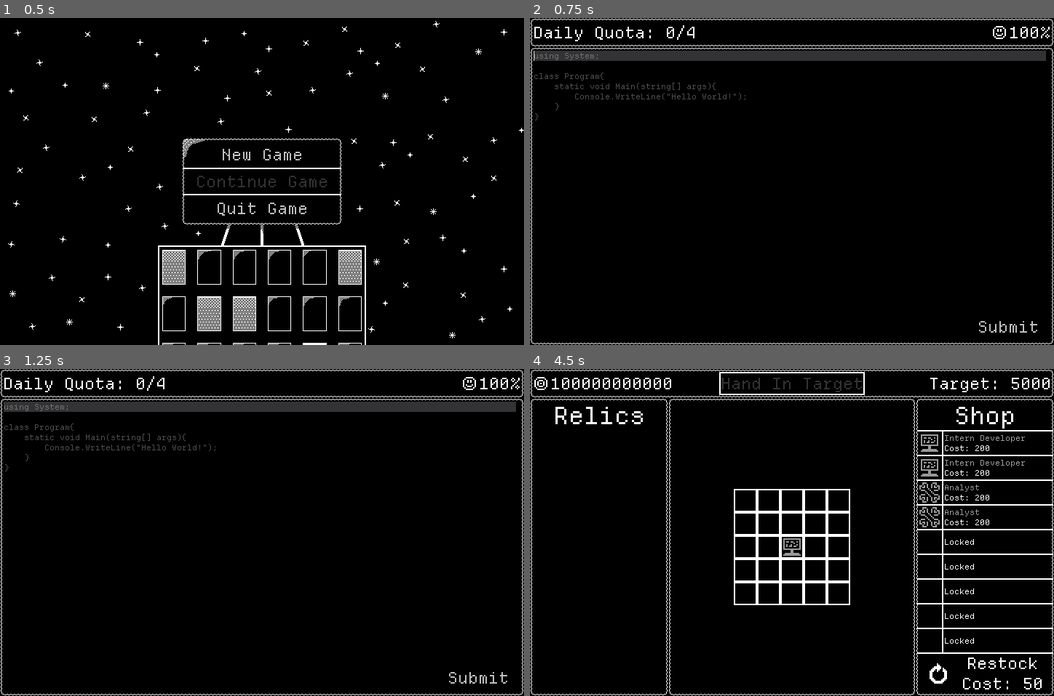
Above: before the commit, frames 1-4 (two rows, left to right).
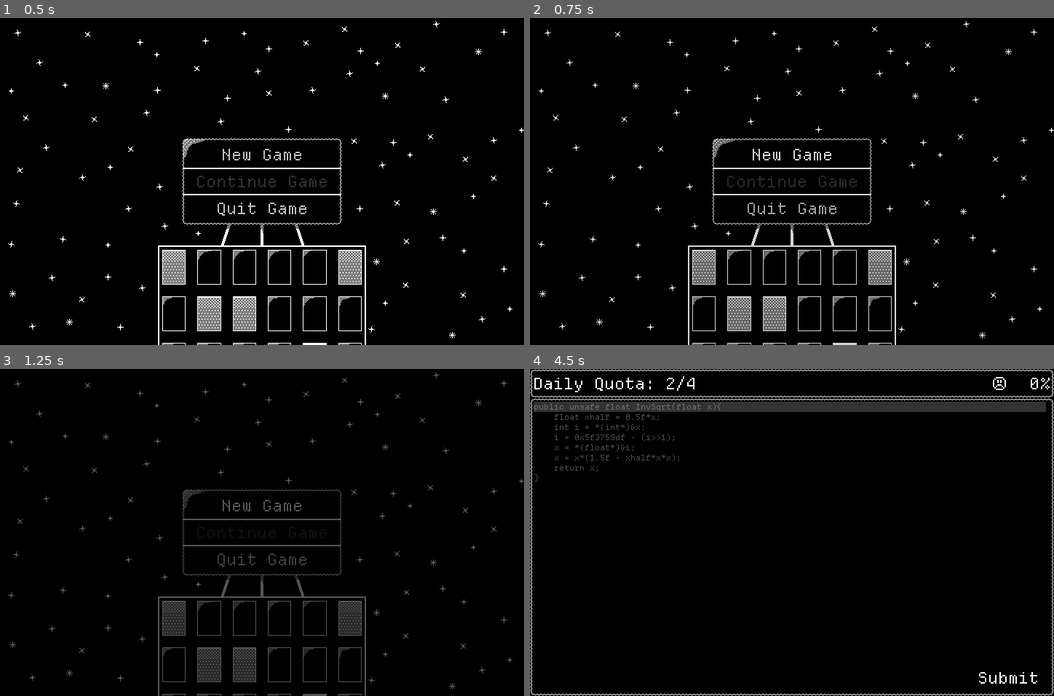
Above: after the commit, the same moments.

Repository: GemDust0/TooBigToFail
Game: Godot game, scene res://Scenes/TitleScreen.tscn
Two runs of this game, one before a commit and one after it. Both use one fixed random seed, a clock stepped at 60 frames per second and the inputs below.
Inputs (mouse positions are in pixels of both pictures, inside the frame that each line leads up to):
- Up to frame 1 (0.5 s): no input
- Up to frame 2 (0.75 s): click "New Game" at 0.5 s
- Up to frame 3 (1.25 s): no input
- Up to frame 4 (4.5 s): click (1006, 676) at 1.25 s, where only the run before the commit has a clickable "Submit"; click (1006, 676) at 2 s, where only the run before the commit has a clickable "Submit"; click (792, 561) at 2.77 s; type "12" at 2.85 s; click "Submit" at 3.5 s; click "Submit" at 4.25 s

Frame 1 is identical in both runs. In frame 2, 8.7% of the frame differs, in the area x 0-100%, y 0-100%; in frame 3, 8.5%; in frame 4, 10%.

Commit message:
TransitionObject

Diff:
--- a/Scenes/CorporateSim.tscn
+++ b/Scenes/CorporateSim.tscn
@@ -25,6 +25,7 @@
 [ext_resource type="PackedScene" uid="uid://cr78lwnx0xiq5" path="res://Scenes/Employees/RubberDucky.tscn" id="21_rwkd1"]
 [ext_resource type="PackedScene" uid="uid://c463mhbtyan7m" path="res://Scenes/Employees/QaTester.tscn" id="22_3xc6l"]
 [ext_resource type="PackedScene" uid="uid://c5rfmaaquqbnt" path="res://Scenes/Employees/Cat.tscn" id="23_35kq6"]
+[ext_resource type="PackedScene" uid="uid://bw6uqna2uej6v" path="res://Scenes/TransitionObject.tscn" id="26_s85ji"]
 
 [node name="CorporateSim" type="Node" unique_id=1056640650]
 script = ExtResource("1_v5m7x")
@@ -299,6 +300,8 @@
 theme_override_font_sizes/font_size = 22
 text = " Okay "
 
+[node name="TransitionObject" parent="HUD" unique_id=1894568809 instance=ExtResource("26_s85ji")]
+
 [node name="TileMapLayer" type="TileMapLayer" parent="." unique_id=613741287]
 tile_map_data = PackedByteArray("AABpAFkAAAACAAIAAABpAFgAAAACAAEAAABpAFcAAAACAAEAAABpAFYAAAACAAEAAABpAFUAAAACAAEAAABpAF …(89136 unchanged characters)…
 tile_set = ExtResource("1_nl8ri")
--- a/Scenes/EmployeeSequence.tscn
+++ b/Scenes/EmployeeSequence.tscn
@@ -6,6 +6,7 @@
 [ext_resource type="TileSet" uid="uid://dcofykib1g8jy" path="res://Assets/menu_tileset.tres" id="3_lets4"]
 [ext_resource type="Texture2D" uid="uid://bvq08ao3jco3" path="res://Assets/SadFace.png" id="4_1ws3y"]
 [ext_resource type="Texture2D" uid="uid://dfhv185c4coyh" path="res://Assets/HappyFace.png" id="4_pvl1v"]
+[ext_resource type="PackedScene" uid="uid://bw6uqna2uej6v" path="res://Scenes/TransitionObject.tscn" id="7_1ws3y"]
 
 [node name="EmployeeSequence" type="Node" unique_id=595623739]
 script = ExtResource("1_56010")
@@ -53,4 +54,6 @@
 text = "Daily Quota: 0/4"
 vertical_alignment = 1
 
+[node name="TransitionObject" parent="." unique_id=1894568809 instance=ExtResource("7_1ws3y")]
+
 [connection signal="pressed" from="Submit" to="." method="_on_submit_pressed"]
--- a/Scenes/TitleScreen.tscn
+++ b/Scenes/TitleScreen.tscn
@@ -4,6 +4,7 @@
 [ext_resource type="Texture2D" uid="uid://dyn1kh55ty4du" path="res://Assets/StarryBackground.png" id="1_uebgo"]
 [ext_resource type="TileSet" uid="uid://dcofykib1g8jy" path="res://Assets/menu_tileset.tres" id="2_vmg2h"]
 [ext_resource type="Texture2D" uid="uid://dadncw3lda7cs" path="res://Assets/CorporateBuilding.png" id="3_n15yj"]
+[ext_resource type="PackedScene" uid="uid://bw6uqna2uej6v" path="res://Scenes/TransitionObject.tscn" id="5_emot1"]
 
 [node name="TitleScreen" type="Node" unique_id=2004643761]
 script = ExtResource("1_8l4an")
@@ -58,5 +59,8 @@
 theme_override_font_sizes/font_size = 22
 text = "Quit Game"
 
+[node name="TransitionObject" parent="CanvasLayer" unique_id=1894568809 instance=ExtResource("5_emot1")]
+should_fade_in = false
+
 [connection signal="pressed" from="CanvasLayer/VBoxContainer/NewGame" to="." method="_on_new_game_pressed"]
 [connection signal="pressed" from="CanvasLayer/VBoxContainer/ExitGame" to="." method="_on_exit_game_pressed"]
--- /dev/null
+++ b/Scenes/TransitionObject.tscn
@@ -0,0 +1,69 @@
+[gd_scene format=3 uid="uid://bw6uqna2uej6v"]
+
+[ext_resource type="Script" uid="uid://dj7lxcwoqlrtg" path="res://Scripts/TransitionObject.gd" id="1_mead7"]
+
+[sub_resource type="Animation" id="Animation_mead7"]
+length = 0.001
+tracks/0/type = "value"
+tracks/0/imported = false
+tracks/0/enabled = true
+tracks/0/path = NodePath(".:color:a")
+tracks/0/interp = 1
+tracks/0/loop_wrap = true
+tracks/0/keys = {
+"times": PackedFloat32Array(0),
+"transitions": PackedFloat32Array(1),
+"update": 1,
+"values": [0.0]
+}
+
+[sub_resource type="Animation" id="Animation_ub1vm"]
+resource_name = "fade_in"
+tracks/0/type = "value"
+tracks/0/imported = false
+tracks/0/enabled = true
+tracks/0/path = NodePath(".:color:a")
+tracks/0/interp = 1
+tracks/0/loop_wrap = true
+tracks/0/keys = {
+"times": PackedFloat32Array(0, 1),
+"transitions": PackedFloat32Array(1, 1),
+"update": 0,
+"values": [1.0, 0.0]
+}
+
+[sub_resource type="Animation" id="Animation_1iey2"]
+resource_name = "fade_out"
+tracks/0/type = "value"
+tracks/0/imported = false
+tracks/0/enabled = true
+tracks/0/path = NodePath(".:color:a")
+tracks/0/interp = 1
+tracks/0/loop_wrap = true
+tracks/0/keys = {
+"times": PackedFloat32Array(0, 1),
+"transitions": PackedFloat32Array(1, 1),
+"update": 0,
+"values": [0.0, 1.0]
+}
+
+[sub_resource type="AnimationLibrary" id="AnimationLibrary_lgjhi"]
+_data = {
+&"RESET": SubResource("Animation_mead7"),
+&"fade_in": SubResource("Animation_ub1vm"),
+&"fade_out": SubResource("Animation_1iey2")
+}
+
+[node name="TransitionObject" type="ColorRect" unique_id=1894568809]
+process_mode = 2
+anchors_preset = 15
+anchor_right = 1.0
+anchor_bottom = 1.0
+grow_horizontal = 2
+grow_vertical = 2
+mouse_filter = 2
+color = Color(0, 0, 0, 0)
+script = ExtResource("1_mead7")
+
+[node name="Fade" type="AnimationPlayer" parent="." unique_id=1891699574]
+libraries/ = SubResource("AnimationLibrary_lgjhi")
--- a/Scripts/CodeEditor.gd
+++ b/Scripts/CodeEditor.gd
@@ -113,15 +113,11 @@
 		for index: int in range(input_line.length()):
 			if input_line.substr(index, 1) == compare_line.substr(index, 1):
 				count += 1
-			else:
-				print("Wrong: " + input_line)
 		if input_line.length() == compare_line.length():
 			if line_index < input_text.size() - 1:
 				count += 1
 		elif input_line.length() > compare_line.length():
 			count -= input_line.length() - compare_line.length()
-		else:
-			print("WrongLen: " + input_line)
 	return max(float(count)/initialText.length(), 0.0)
 
 func _on_input_focus_entered() -> void:
--- a/Scripts/CorporateSim.gd
+++ b/Scripts/CorporateSim.gd
@@ -16,6 +16,7 @@
 @onready var shop: EmployeeShop = $EmployeeShop
 @onready var target_label: Label = $HUD/MoneyTarget
 @onready var relic_inventory: RelicInventory = $RelicInventory
+@onready var transition_object: TransitionObject = $HUD/TransitionObject
 
 static var instance: CorporateSim = null
 
--- a/Scripts/EmployeeSequence.gd
+++ b/Scripts/EmployeeSequence.gd
@@ -9,6 +9,7 @@
 @onready var performanceText: Label = $HUD/PerformanceText
 @onready var performanceIcon: Sprite2D = $HUD/PerformanceIcon
 @onready var workProgress: Label = $HUD/WorkProgress
+@onready var transition_object: TransitionObject = $TransitionObject
 
 func _ready() -> void:
 	_on_submit_pressed()
@@ -30,7 +31,7 @@
 		codeEditor.focus()
 		code_index += 1
 	else:
-		get_tree().change_scene_to_file("res://Scenes/CorporateSim.tscn")
+		transition_object.change_scene("res://Scenes/CorporateSim.tscn")
 
 func get_final_score() -> float:
 	var finalScore: float = 0
--- a/Scripts/TitleScreen.gd
+++ b/Scripts/TitleScreen.gd
@@ -1,9 +1,9 @@
 extends Node
 
+@onready var transition_object: TransitionObject = $CanvasLayer/TransitionObject
 
 func _on_new_game_pressed() -> void:
-	get_tree().change_scene_to_file("res://Scenes/EmployeeSequence.tscn")
-
+	transition_object.change_scene("res://Scenes/EmployeeSequence.tscn")
 
 func _on_exit_game_pressed() -> void:
 	get_tree().quit()
--- /dev/null
+++ b/Scripts/TransitionObject.gd
@@ -0,0 +1,26 @@
+class_name TransitionObject extends ColorRect
+
+@export var should_fade_in: bool = true
+
+@onready var animation_player: AnimationPlayer = $Fade
+
+func _ready() -> void:
+	if should_fade_in:
+		fade_in()
+
+func change_scene(scene_string: String) -> void:
+	get_tree().paused = true
+	mouse_filter = Control.MOUSE_FILTER_STOP
+	animation_player.play("fade_out")
+	await animation_player.animation_finished
+	get_tree().paused = false
+	mouse_filter = Control.MOUSE_FILTER_IGNORE
+	get_tree().change_scene_to_file(scene_string)
+
+func fade_in() -> void:
+	get_tree().paused = true
+	mouse_filter = Control.MOUSE_FILTER_STOP
+	animation_player.play("fade_in")
+	await animation_player.animation_finished
+	get_tree().paused = false
+	mouse_filter = Control.MOUSE_FILTER_IGNORE
Not shown, added: Scripts/TransitionObject.gd.uid
